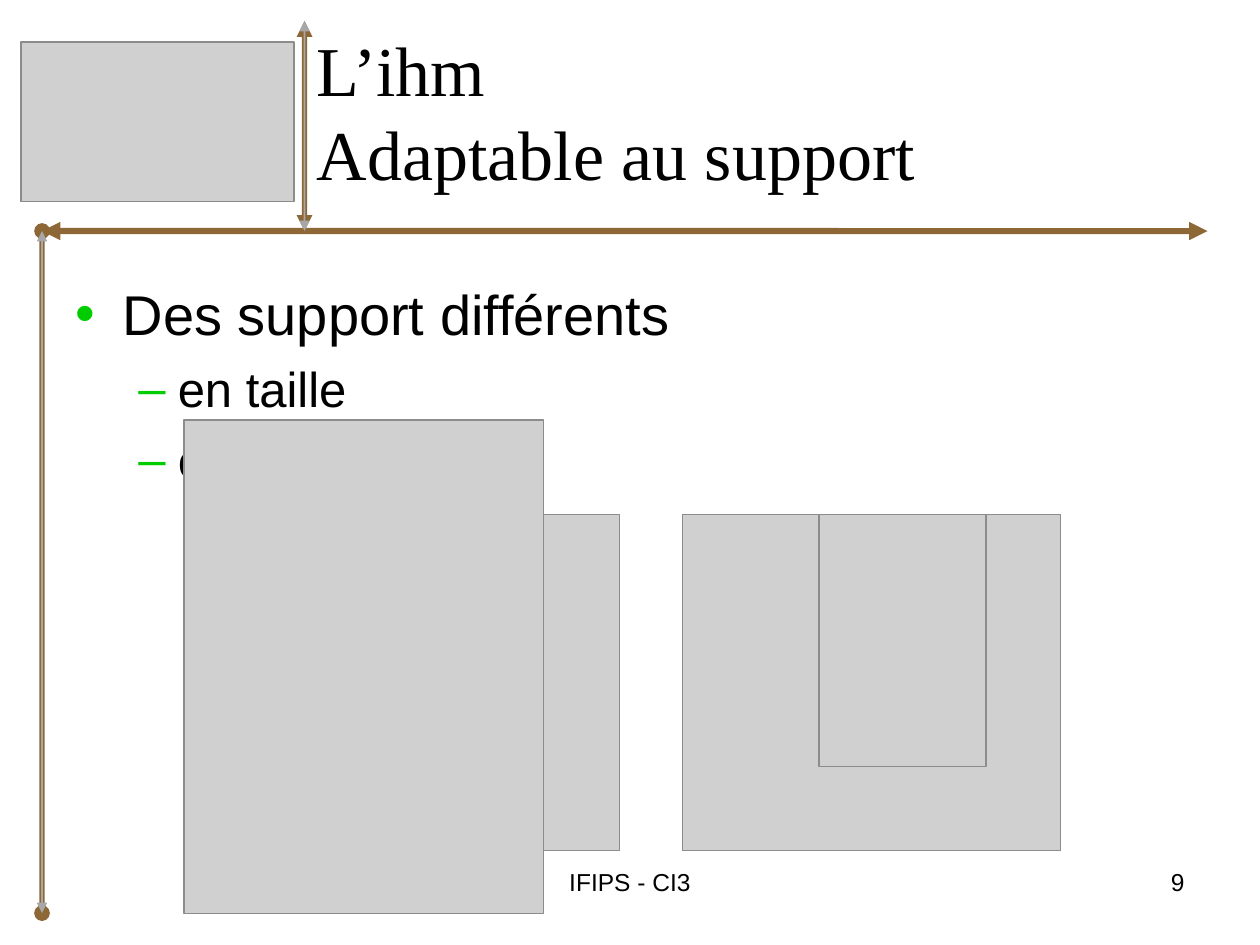
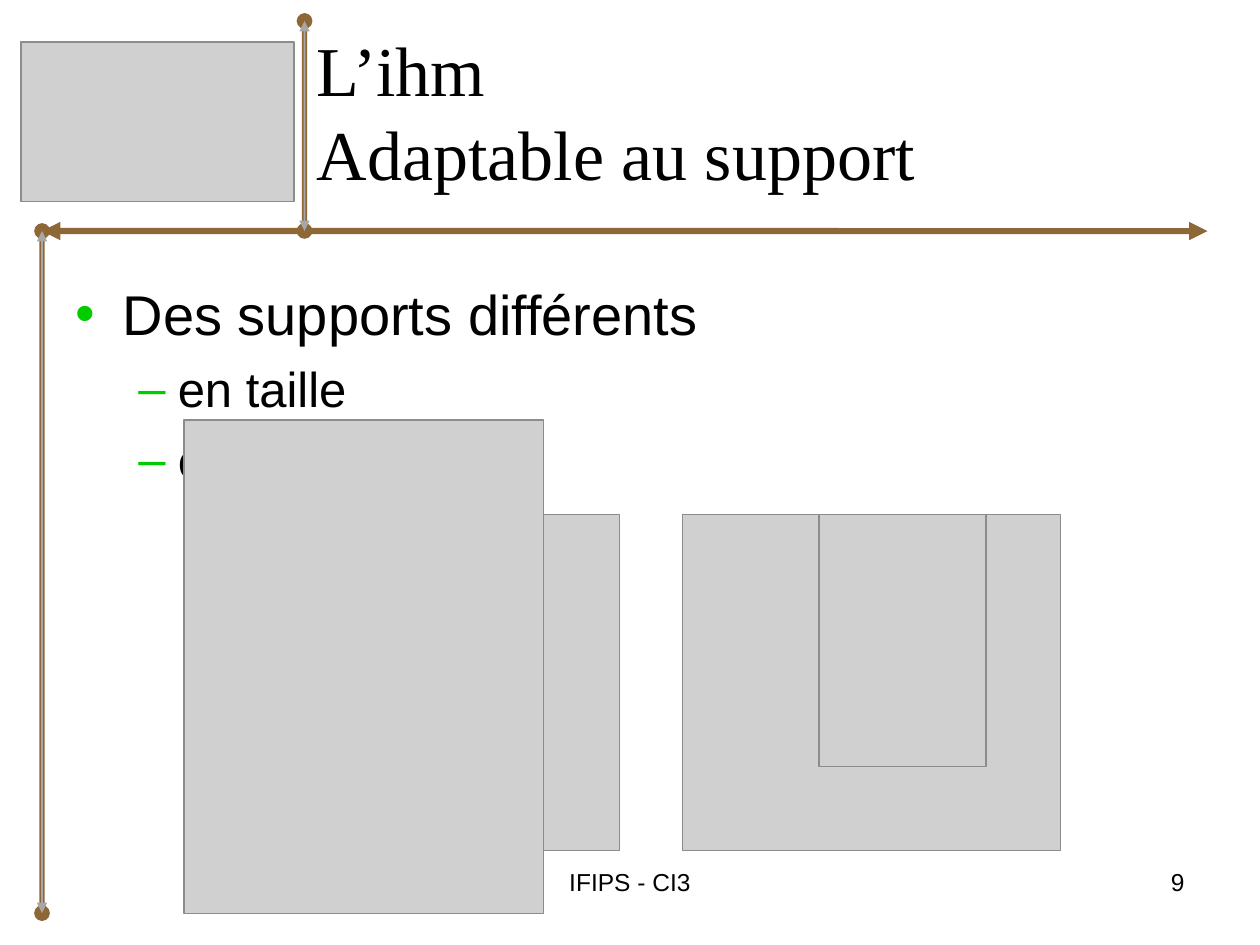
Before and after one commit to bryan-brancotte/projetgl-2008, a slide deck: slide 9 of doc/Soutenance/iGo_Soutenance_Bryan.ppt. Drawn at 1260x945 pixels with LibreOffice and Linux fonts; fonts in the diff are those of the drawing; grey boxes stand for pictures. Boxes give left, top, right and bottom in pixels: in the first picture for what was removed or moved away, otherwise in the second. Text is boxed around its words. In the diff, an @@ line names an element or a change of style, - is before the commit and + after.

```diff
--- a/doc/Soutenance/iGo_Soutenance_Bryan.ppt
+++ b/doc/Soutenance/iGo_Soutenance_Bryan.ppt
@@ double arrow (305, 231) - (305, 21): arrowheads changed @@
@@ text at [123,293,697,346]: text changed @@
-• Des support différents
+• Des supports différents
```
Also in this commit, not shown: 6 other slides changed.
